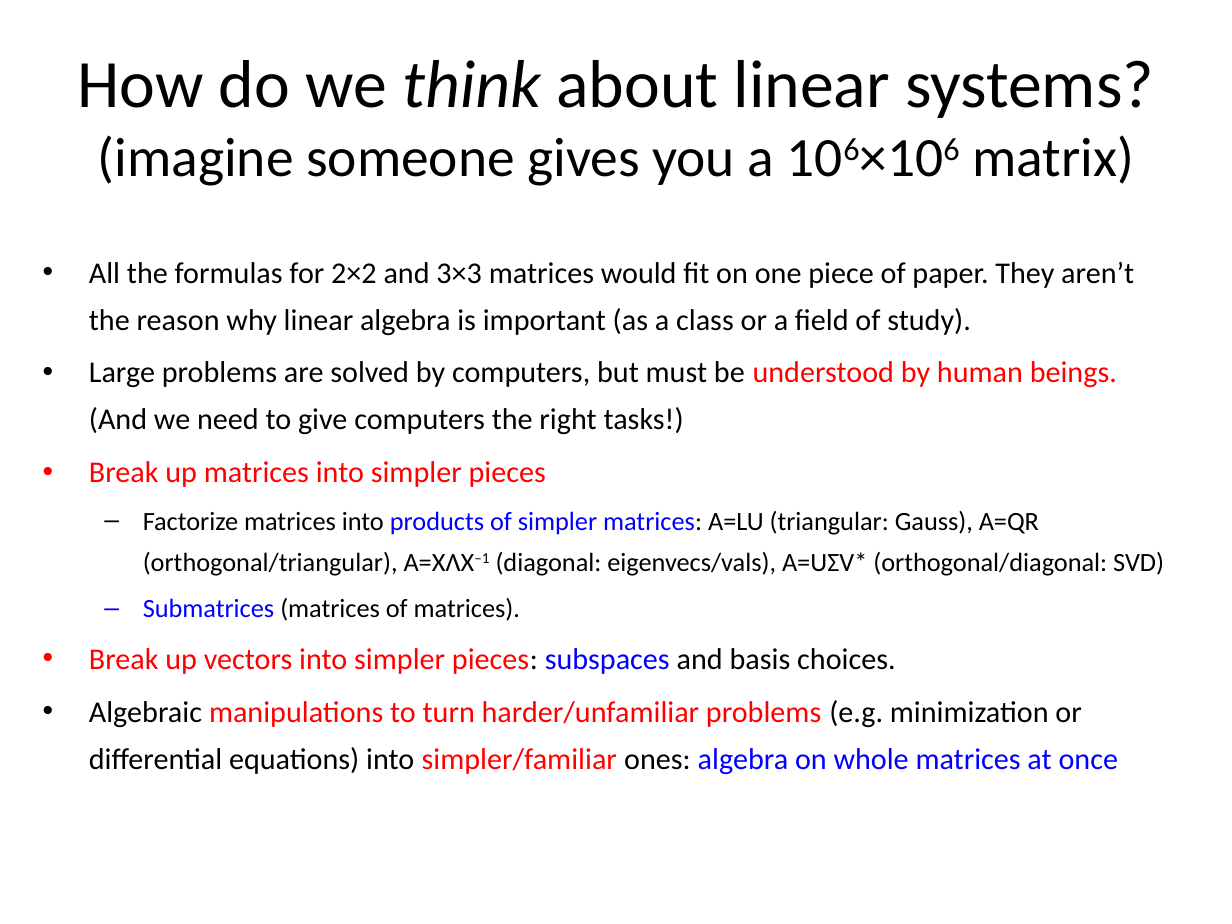
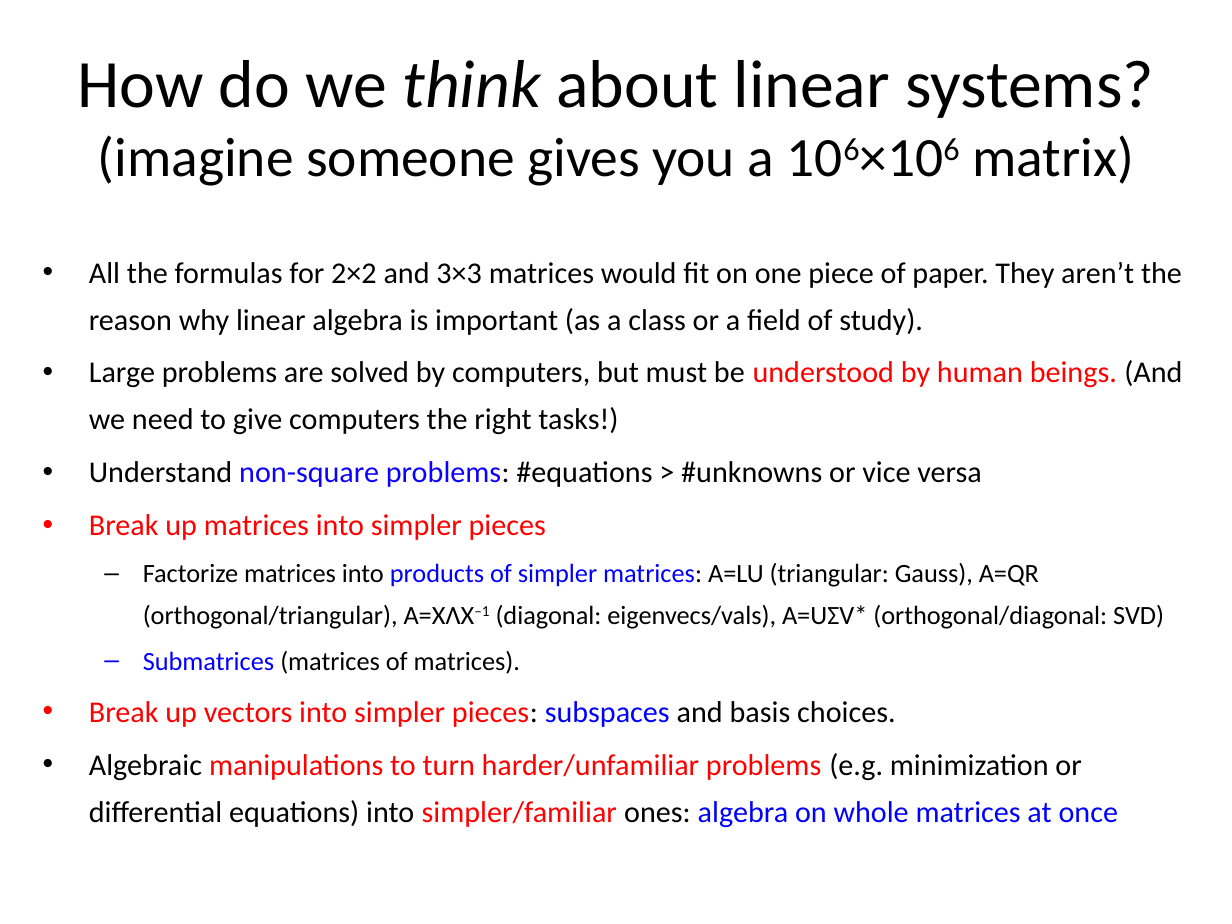
Before and after one commit to mitmath/1806, a slide deck: slide 7 of lectures/overview.pptx. Drawn at 1232x924 pixels with LibreOffice and Linux fonts; fonts in the diff are those of the drawing. Boxes give left, top, right and bottom in pixels: in the first picture for what was removed or moved away, otherwise in the second. Text is boxed around its words. In the diff, an @@ line names an element or a change of style, - is before the commit and + after.

Commit message:
lecture 1 updates

```diff
--- a/lectures/overview.pptx
+++ b/lectures/overview.pptx
@@ text at [89, 461, 982, 487]: paragraph added @@
+• Understand non-square problems: #equations > #unknowns or vice versa
```
Also in this commit, not shown: 1 other file.
